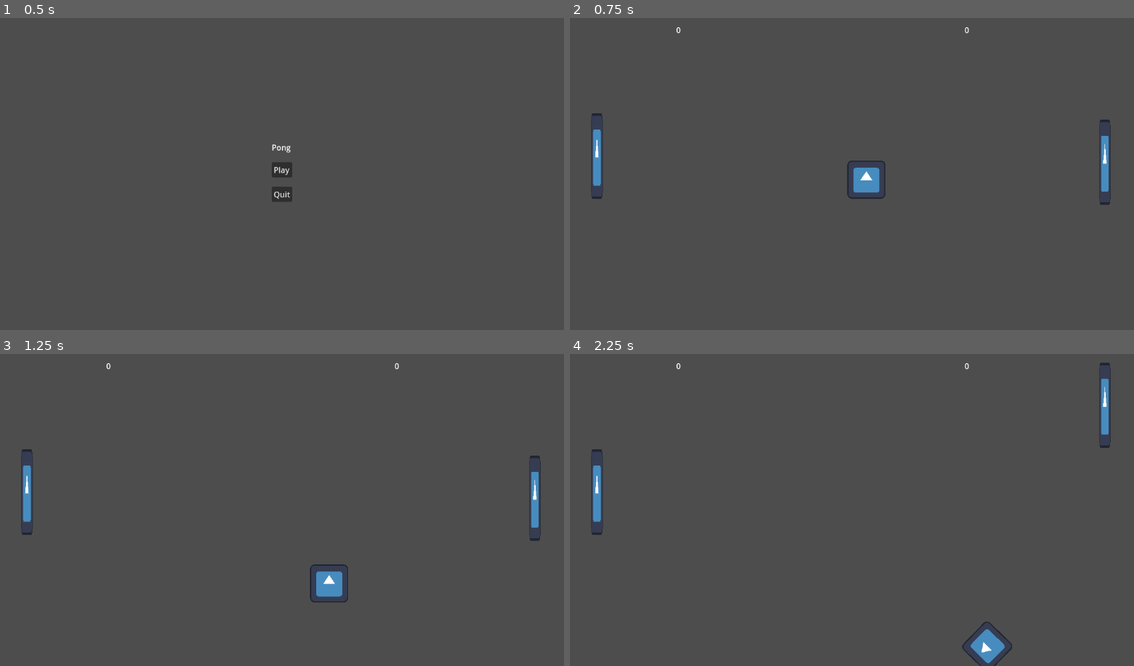
Above: before the commit, frames 1-4 (two rows, left to right).
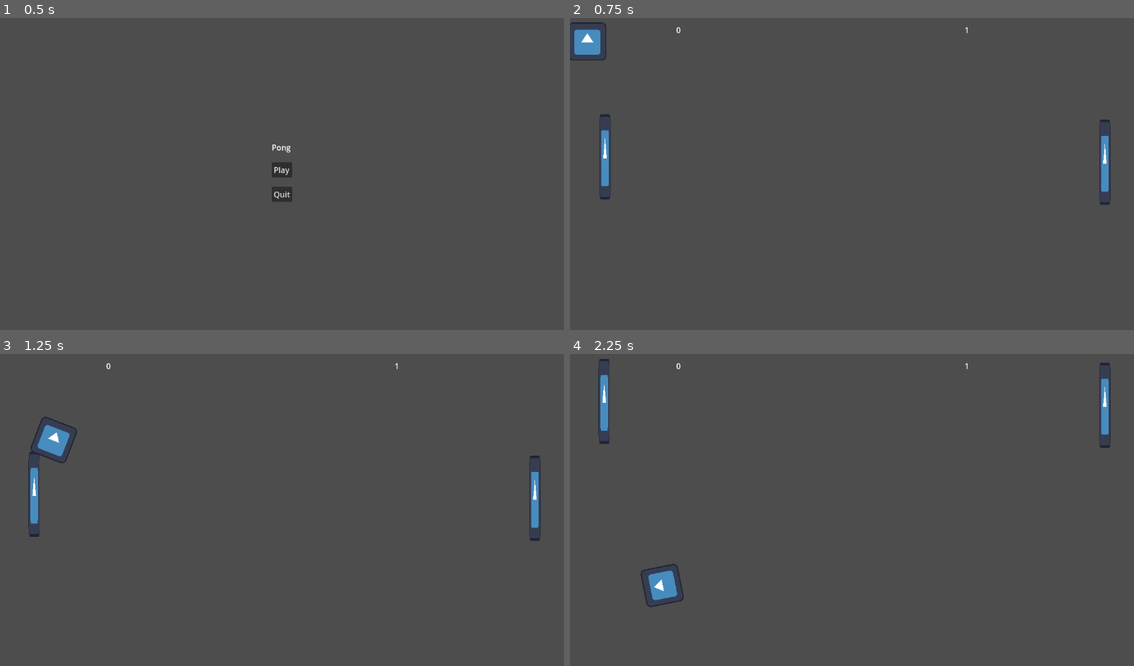
Above: after the commit, the same moments.

Repository: BliniMango/pong-1
Game: Godot game, scene res://scenes/main_menu.tscn
Same seed, same stepped clock (60 frames per second), same inputs: the game is played once before the commit and once after it. The engine's default icon, where the game draws it, is replaced by a stand-in: a white triangle on a blue panel in a dark square.
Inputs:
- Up to frame 1 (0.5 s): no input
- Up to frame 2 (0.75 s): click "Play" at 0.5 s
- Up to frame 3 (1.25 s): no input
- Up to frame 4 (2.25 s): hold Up (ui_up) 1.28-2.03 s; hold Down (ui_down) from 2.03 s (still down)

Frame 1 is identical in both runs. In frame 2, 1.6% of the frame differs, in the area x 0-71%, y 1-59%; in frame 3, 1.6%; in frame 4, 1.7%, in the area x 3-79%, y 1-100%.
Error before the commit: Invalid access to property or key 'position' on a base object of type 'null instance'. (res://scripts/paddleAI.gd:7)

Commit message:
trying to fix ball respawn and spawn position

Diff:
--- a/scenes/main_game.tscn
+++ b/scenes/main_game.tscn
@@ -1,9 +1,8 @@
-[gd_scene load_steps=10 format=3 uid="uid://8dbbjk36gyc4"]
+[gd_scene load_steps=9 format=3 uid="uid://8dbbjk36gyc4"]
 
 [ext_resource type="Script" path="res://scripts/main_game.gd" id="1_frpvk"]
 [ext_resource type="PackedScene" uid="uid://bwqf1xc6wvq75" path="res://scenes/paddle.tscn" id="1_hkm70"]
 [ext_resource type="PackedScene" uid="uid://cjhidv8ihv5ij" path="res://scenes/ball.tscn" id="2_30cqo"]
-[ext_resource type="PackedScene" uid="uid://3uakdty2oosn" path="res://scenes/paddle_ai.tscn" id="4_6l8fw"]
 
 [sub_resource type="RectangleShape2D" id="RectangleShape2D_wdymf"]
 size = Vector2(1153, 20)
@@ -22,12 +21,13 @@
 
 [node name="MainGame" type="Node2D"]
 script = ExtResource("1_frpvk")
-
-[node name="ball" parent="." instance=ExtResource("2_30cqo")]
-position = Vector2(570, 320)
+ball_scene = ExtResource("2_30cqo")
 
 [node name="PaddleRight" parent="." instance=ExtResource("1_hkm70")]
 position = Vector2(1093, 229)
+
+[node name="PaddleRight2" parent="." instance=ExtResource("1_hkm70")]
+position = Vector2(72, 218)
 
 [node name="arena" type="StaticBody2D" parent="."]
 
@@ -72,6 +72,3 @@
 
 [node name="CollisionShape2D" type="CollisionShape2D" parent="RightGoal"]
 shape = SubResource("RectangleShape2D_l8dne")
-
-[node name="paddleAI" parent="." instance=ExtResource("4_6l8fw")]
-position = Vector2(55, 229)
--- a/scripts/main_game.gd
+++ b/scripts/main_game.gd
@@ -1,39 +1,39 @@
 extends Node2D
 
-@export var ball_scene = PackedScene
+@export var ball_scene: PackedScene
 
-var score_left = 0
-var score_right = 0
+var score_left: int = 0
+var score_right: int = 0
 
-@onready var ball = $ball
+@onready var ball = $Ball
 @onready var score_left_label = $CanvasLayer/ScoreLeft
 @onready var score_right_label = $CanvasLayer/ScoreRight
 @onready var left_goal = $LeftGoal
 @onready var right_goal = $RightGoal
 
-
 func _ready() -> void:
 	score_left_label.text = str(score_left)
 	score_right_label.text = str(score_right)
 	if ball == null:
-		ball = ball_scene
+		ball = ball_scene.instantiate()
 		add_child(ball)
 	left_goal.connect("body_entered", Callable(self, "_on_left_goal_body_entered"))
 	right_goal.connect("body_entered", Callable(self, "_on_right_goal_body_entered"))
 
-func _on_left_goal_body_entered(body: Node2D) -> void:
+func _on_left_goal_body_entered(body: Node) -> void:
 	if body == ball:
 		score_right += 1
-		score_right_label = str(score_right)
+		score_right_label.text = str(score_right)
 		reset_ball()
 
-func _on_right_goal_body_entered(body: Node2D) -> void:
-	if ball == ball:
+func _on_right_goal_body_entered(body: Node) -> void:
+	if body == ball:
 		score_left += 1
-		score_left_label = str(score_left)
+		score_left_label.text = str(score_left)
 		reset_ball()
 
 func reset_ball() -> void:
-	#reset ball position
-	ball.position = Vector2.ZERO
+	# Reset ball position
+	var viewport_size = get_viewport_rect().size
+	ball.position = viewport_size / 2
 	ball.linear_velocity = Vector2.RIGHT.rotated(randf() * PI * 2) * ball.speed
